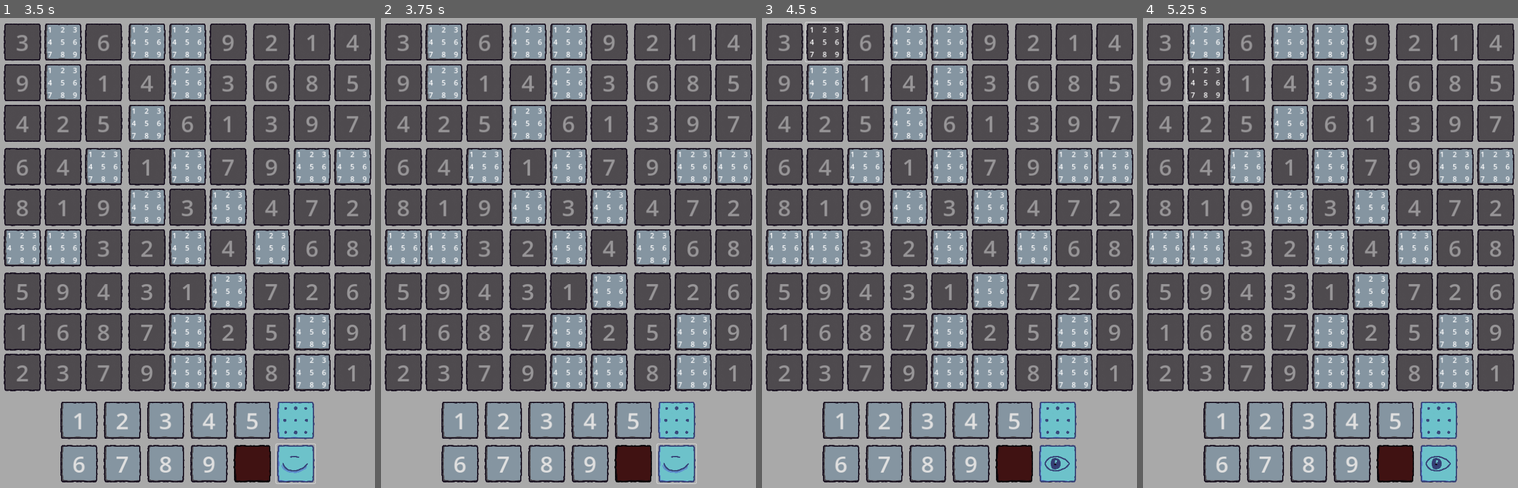
Above: before the commit, frames 1-4 (left to right).
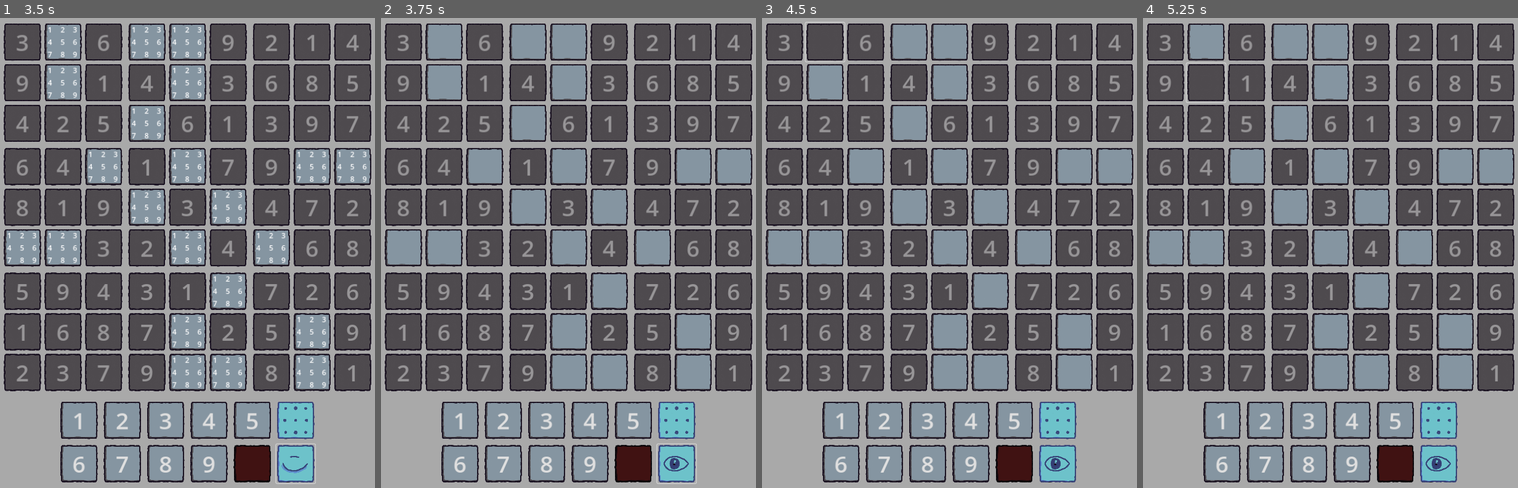
Above: after the commit, the same moments.

Repository: gitMickehh/soduku-recreation
Game: Godot game, scene res://soduku_scene.tscn
Two runs of this game, one before a commit and one after it. Both use one fixed random seed, a clock stepped at 60 frames per second and the inputs below.
Inputs (mouse positions are in pixels of both pictures, inside the frame that each line leads up to):
- Up to frame 1 (3.5 s): click (296, 422) at 0.52 s; click (296, 422) at 1.27 s; click (251, 464) at 2 s; click (296, 464) at 2.77 s
- Up to frame 2 (3.75 s): click (677, 464) at 3.52 s
- Up to frame 3 (4.5 s): click (825, 41) at 4.27 s
- Up to frame 4 (5.25 s): click (1206, 83) at 5.02 s

Frame 1 is identical in both runs. In frame 2, 1.6% of the frame differs, in the area x 1-98%, y 1-97%; in frame 3, 1.5%; in frame 4, 1.5%.

Commit message:
toggle view of automatic candidates!
there's a little bug at the beginning but it works after the first toggle!
i think it should be an easy fix

Diff:
--- a/scripts/button_logic.gd
+++ b/scripts/button_logic.gd
@@ -25,7 +25,6 @@
 @onready var hint_label_8: Label = $"hints_container/line-3/hint-label-8"
 @onready var hint_label_9: Label = $"hints_container/line-3/hint-label-9"
 
-
 func _ready() -> void:
 	connect("pressed", func():
 		pressed_with_info.emit(self)
@@ -42,6 +41,9 @@
 		#toggle_hints(false)
 
 func toggle_hints(toggleHints: bool) -> void:
+	if disabled:
+		hints_container.visible = false
+		return
 	hints_container.visible = toggleHints
 
 func get_hints_status() -> bool:
@@ -64,22 +66,22 @@
 	return number == cell_data.content
 
 func default_color() -> void:
-	update_button_styleboxes(default_color_stylebox, default_color_disabled_stylebox)
+	update_button_styleboxes(default_color_stylebox, default_color_disabled_stylebox, default_color_disabled_stylebox)
 
 func mistake_color() -> void:
-	update_button_styleboxes(duplicate_color_stylebox, duplicate_color_disabled_stylebox)
+	update_button_styleboxes(duplicate_color_stylebox, duplicate_color_disabled_stylebox, duplicate_color_disabled_stylebox)
 
 func complete_color() -> void:
-	update_button_styleboxes(complete_color_stylebox, complete_color_stylebox)
+	update_button_styleboxes(complete_color_stylebox, complete_color_stylebox, complete_color_stylebox)
 
-func update_button_styleboxes(normal: StyleBox, disabled_box: StyleBox) -> void:
+func update_button_styleboxes(normal: StyleBox, hover: StyleBox, disabled_box: StyleBox) -> void:
 	remove_theme_stylebox_override("disabled")
 	remove_theme_stylebox_override("hover")
 	remove_theme_stylebox_override("normal")
 	add_theme_stylebox_override("normal", normal)
 	add_theme_stylebox_override("disabled", disabled_box)
 	add_theme_stylebox_override("pressed", disabled_box)
-	add_theme_stylebox_override("hover", disabled_box)
+	add_theme_stylebox_override("hover", hover)
 
 #func update_button_color(color: Color) -> void:
 	#stylebox_theme = get_theme_stylebox("normal").duplicate()
@@ -92,3 +94,9 @@
 	#sent_stylebox_theme.bg_color = color
 	#sent_stylebox_theme.border_color = color
 	#add_theme_stylebox_override(style_box_type, sent_stylebox_theme)
+
+#func override_button_styleboxes() -> void:
+	#
+
+func connect_candidate_view_signal(input_obj: Input_Line_Manager) -> void:
+	input_obj.toggle_candidate_view_signal.connect(toggle_hints)
--- a/scripts/game_container_manager.gd
+++ b/scripts/game_container_manager.gd
@@ -68,6 +68,7 @@
 	for block_group in horizontal_boxes_containers:
 		block_group.set_blocks_numbers(game_array[index], game_array[index+1],game_array[index+2], loops)
 		block_group.connect_press(_on_board_button_pressed)
+		block_group.attach_input_manager(input_lines_container)
 		index = index + 3
 		loops = loops + 1
 
@@ -81,10 +82,6 @@
 	if button.number_is_equal(current_input): return
 	button.set_number_text(current_input)
 	game_array[Soduku_Solver.get_index_from_vector(button.cell_data.cell_location.parent_block_vector)][Soduku_Solver.get_index_from_vector(button.cell_data.cell_location.location_vector)] = current_input
-
-	#var dupes:Array[CellLocation] = []
-	#if current_input != 0:
-		#dupes = solver.find_duplicates_in_game_array(current_input, CellLocation.new_cell(button.cell_data.cell_location.location_vector, button.cell_data.cell_location.parent_block_vector), game_array)
 
 	var dupes = solver.check_duplicates_in_location(game_array, button.cell_data.cell_location)
 	print(solver.print_cellLocation_array(dupes))
--- a/scripts/horizontal_square_blocks_container_manager.gd
+++ b/scripts/horizontal_square_blocks_container_manager.gd
@@ -23,3 +23,8 @@
 	blocks[0].connect_press(function_to_connect)
 	blocks[1].connect_press(function_to_connect)
 	blocks[2].connect_press(function_to_connect)
+
+func attach_input_manager(input_manager: Input_Line_Manager) -> void:
+	blocks[0].attach_input_manager(input_manager)
+	blocks[1].attach_input_manager(input_manager)
+	blocks[2].attach_input_manager(input_manager)
--- a/scripts/input_lines_container_manager.gd
+++ b/scripts/input_lines_container_manager.gd
@@ -5,19 +5,23 @@
 
 @export var input_stylebox: StyleBox
 @export var input_disabled_stylebox: StyleBox
+
 @export var clear_stylebox: StyleBox
 @export var clear_disabled_stylebox: StyleBox
-@export var sight_stylebox: StyleBox
-@export var sight_disabled_stylebox: StyleBox
-@export var candidate_stylebox: StyleBox
-@export var candidate_disabled_stylebox: StyleBox
 
-@onready var mode_change: Button_Logic = $Input_Line_2/t
-@onready var toggle_candidates: Button_Logic = $Input_Line_1/s
+@export var candidates_view_stylebox: StyleBox
+@export var disabled_candidates_view_stylebox: StyleBox
+
+@export var candidate_input_mode_stylebox: StyleBox
+@export var candidate_input_mode_disabled_stylebox: StyleBox
+
+@onready var toggle_candidates_mode_button: Button_Logic = $Input_Line_1/candidates_input
+@onready var candidates_view_mode_button: Button_Logic = $Input_Line_2/candidates_view
 
 signal new_input_chosen(new_input: int)
-signal toggle_candidate_signal(togglethingy: bool)
+signal toggle_candidate_view_signal(togglethingy: bool)
 
+var toggle_candidates_view_state: bool = false
 var buttons: Array[Button_Logic] = []
 
 func _ready() -> void:
@@ -45,6 +49,10 @@
 
 	_update_buttons_colors()
 
+	#toggle candidates button stuff
+	candidates_view_mode_button.connect("pressed", _toggle_candidates_view_button_pressed)
+	toggle_candidate_view_signal.emit(toggle_candidates_view_state)
+
 func _on_input_button_pressed(button: Button_Logic) -> void:
 		new_input_chosen.emit(int(button.text))
 		_set_selected(button)
@@ -53,17 +61,29 @@
 	for button in buttons:
 		button.set_selected(selected_button == button)
 
+func _toggle_candidates_view_button_pressed() -> void:
+	toggle_candidates_view_state = !toggle_candidates_view_state
+	_toggle_candidates_mode_button_visual_update()
+
+	toggle_candidate_view_signal.emit(toggle_candidates_view_state)
+
 func _update_buttons_colors() -> void:
 	for button in buttons:
 		if button.text == "X":
-			button.update_button_styleboxes(clear_stylebox ,clear_disabled_stylebox)
+			button.update_button_styleboxes(clear_stylebox ,clear_disabled_stylebox, clear_disabled_stylebox)
 			button.text = ""
 		else:
-			button.update_button_styleboxes(input_stylebox ,input_disabled_stylebox)
+			button.update_button_styleboxes(input_stylebox ,input_disabled_stylebox, input_disabled_stylebox)
 		button.toggle_hints(false)
 
-	mode_change.update_button_styleboxes(sight_stylebox, sight_disabled_stylebox)
-	mode_change.toggle_hints(false)
+	toggle_candidates_mode_button.update_button_styleboxes(candidate_input_mode_stylebox, candidate_input_mode_disabled_stylebox, candidate_input_mode_disabled_stylebox)
+	toggle_candidates_mode_button.toggle_hints(false)
 
-	toggle_candidates.update_button_styleboxes(candidate_stylebox, candidate_disabled_stylebox)
-	toggle_candidates.toggle_hints(false)
+	_toggle_candidates_mode_button_visual_update()
+	candidates_view_mode_button.toggle_hints(false)
+
+func _toggle_candidates_mode_button_visual_update() -> void:
+	if toggle_candidates_view_state:
+		candidates_view_mode_button.update_button_styleboxes(disabled_candidates_view_stylebox, disabled_candidates_view_stylebox, candidates_view_stylebox)
+	else:
+		candidates_view_mode_button.update_button_styleboxes(candidates_view_stylebox, candidates_view_stylebox, disabled_candidates_view_stylebox)
--- a/scripts/nine_box_manager.gd
+++ b/scripts/nine_box_manager.gd
@@ -42,6 +42,10 @@
 	for button in buttons:
 		button.connect("pressed_with_info", function_to_connect)
 
+func attach_input_manager(input_manager: Input_Line_Manager) -> void:
+	for button in buttons:
+		button.connect_candidate_view_signal(input_manager)
+
 func get_string() -> String:
 	var buttons_str = "["
 	var index = 0
--- a/soduku_scene.tscn
+++ b/soduku_scene.tscn
@@ -9,10 +9,10 @@
 [ext_resource type="StyleBox" uid="uid://2cpbmovxh251" path="res://texture_stylebox/red_button.tres" id="6_l11xn"]
 [ext_resource type="StyleBox" uid="uid://7pv4i3nt31s5" path="res://texture_stylebox/disabled_red_button.tres" id="7_ibq0h"]
 [ext_resource type="Texture2D" uid="uid://dmqntpq2bfb4p" path="res://art/soduku_ui.png" id="7_qbthg"]
-[ext_resource type="StyleBox" uid="uid://cv6l77y67377y" path="res://texture_stylebox/sight_button.tres" id="8_55thn"]
-[ext_resource type="StyleBox" uid="uid://c3jfd0bqk6bsf" path="res://texture_stylebox/sight_button_disabled.tres" id="9_xfgrl"]
-[ext_resource type="StyleBox" uid="uid://cxvpiv8q0w13y" path="res://texture_stylebox/candidate_button.tres" id="10_807qy"]
-[ext_resource type="StyleBox" uid="uid://dy5pm0kfea5tj" path="res://texture_stylebox/candidate_button_disabled.tres" id="11_g7qan"]
+[ext_resource type="StyleBox" uid="uid://cv6l77y67377y" path="res://texture_stylebox/candidates_view_stylebox.tres" id="8_v8y5b"]
+[ext_resource type="StyleBox" uid="uid://dy5pm0kfea5tj" path="res://texture_stylebox/candidate_input_mode_disabled_stylebox.tres" id="9_k8e5i"]
+[ext_resource type="StyleBox" uid="uid://c3jfd0bqk6bsf" path="res://texture_stylebox/disabled_candidates_view_stylebox.tres" id="9_lxq70"]
+[ext_resource type="StyleBox" uid="uid://cxvpiv8q0w13y" path="res://texture_stylebox/candidate_input_mode_stylebox.tres" id="10_kmmon"]
 
 [sub_resource type="StyleBoxTexture" id="StyleBoxTexture_fvs7s"]
 resource_local_to_scene = true
@@ -580,10 +580,10 @@
 input_disabled_stylebox = ExtResource("5_k3q15")
 clear_stylebox = ExtResource("6_l11xn")
 clear_disabled_stylebox = ExtResource("7_ibq0h")
-sight_stylebox = ExtResource("8_55thn")
-sight_disabled_stylebox = ExtResource("9_xfgrl")
-candidate_stylebox = ExtResource("10_807qy")
-candidate_disabled_stylebox = ExtResource("11_g7qan")
+candidates_view_stylebox = ExtResource("8_v8y5b")
+disabled_candidates_view_stylebox = ExtResource("9_lxq70")
+candidate_input_mode_stylebox = ExtResource("10_kmmon")
+candidate_input_mode_disabled_stylebox = ExtResource("9_k8e5i")
 
 [node name="Input_Line_1" type="HBoxContainer" parent="Game_Container/Whole_Game_Container/input_lines_container"]
 layout_mode = 2
@@ -650,21 +650,21 @@
 theme_override_styles/pressed = SubResource("StyleBoxTexture_4tq1c")
 theme_override_styles/normal = SubResource("StyleBoxTexture_1bnpf")
 text = "5"
-default_color_stylebox = SubResource("StyleBoxFlat_j03qg")
-default_color_disabled_stylebox = SubResource("StyleBoxFlat_lkf86")
+default_color_stylebox = SubResource("StyleBoxFlat_e8p1t")
+default_color_disabled_stylebox = SubResource("StyleBoxFlat_15f44")
 duplicate_color_stylebox = SubResource("StyleBoxTexture_2wo3a")
 duplicate_color_disabled_stylebox = SubResource("StyleBoxTexture_jhuua")
 complete_color_stylebox = SubResource("StyleBoxTexture_ixh7w")
 
-[node name="s" parent="Game_Container/Whole_Game_Container/input_lines_container/Input_Line_1" instance=ExtResource("2_wdpfm")]
+[node name="candidates_input" parent="Game_Container/Whole_Game_Container/input_lines_container/Input_Line_1" instance=ExtResource("2_wdpfm")]
 layout_mode = 2
 theme_override_styles/disabled = SubResource("StyleBoxTexture_qdtke")
 theme_override_styles/hover = SubResource("StyleBoxTexture_qdtke")
 theme_override_styles/pressed = SubResource("StyleBoxTexture_qdtke")
 theme_override_styles/normal = SubResource("StyleBoxTexture_onx5x")
 text = "f"
-default_color_stylebox = SubResource("StyleBoxFlat_da74y")
-default_color_disabled_stylebox = SubResource("StyleBoxFlat_vv031")
+default_color_stylebox = SubResource("StyleBoxFlat_rvifx")
+default_color_disabled_stylebox = SubResource("StyleBoxFlat_i5oh5")
 duplicate_color_stylebox = SubResource("StyleBoxTexture_yrho0")
 duplicate_color_disabled_stylebox = SubResource("StyleBoxTexture_f8t76")
 complete_color_stylebox = SubResource("StyleBoxTexture_t715y")
@@ -740,7 +740,7 @@
 duplicate_color_disabled_stylebox = SubResource("StyleBoxTexture_8vgtc")
 complete_color_stylebox = SubResource("StyleBoxTexture_1pthb")
 
-[node name="t" parent="Game_Container/Whole_Game_Container/input_lines_container/Input_Line_2" instance=ExtResource("2_wdpfm")]
+[node name="candidates_view" parent="Game_Container/Whole_Game_Container/input_lines_container/Input_Line_2" instance=ExtResource("2_wdpfm")]
 layout_mode = 2
 theme_override_styles/disabled = SubResource("StyleBoxTexture_ll8ao")
 theme_override_styles/hover = SubResource("StyleBoxTexture_ll8ao")
Not shown: 18 places in soduku_scene.tscn that only renumber resources
Renamed: texture_stylebox/candidate_button_disabled.tres -> texture_stylebox/candidate_input_mode_disabled_stylebox.tres
Renamed: texture_stylebox/candidate_button.tres -> texture_stylebox/candidate_input_mode_stylebox.tres
Renamed: texture_stylebox/sight_button.tres -> texture_stylebox/candidates_view_stylebox.tres
Renamed: texture_stylebox/sight_button_disabled.tres -> texture_stylebox/disabled_candidates_view_stylebox.tres
